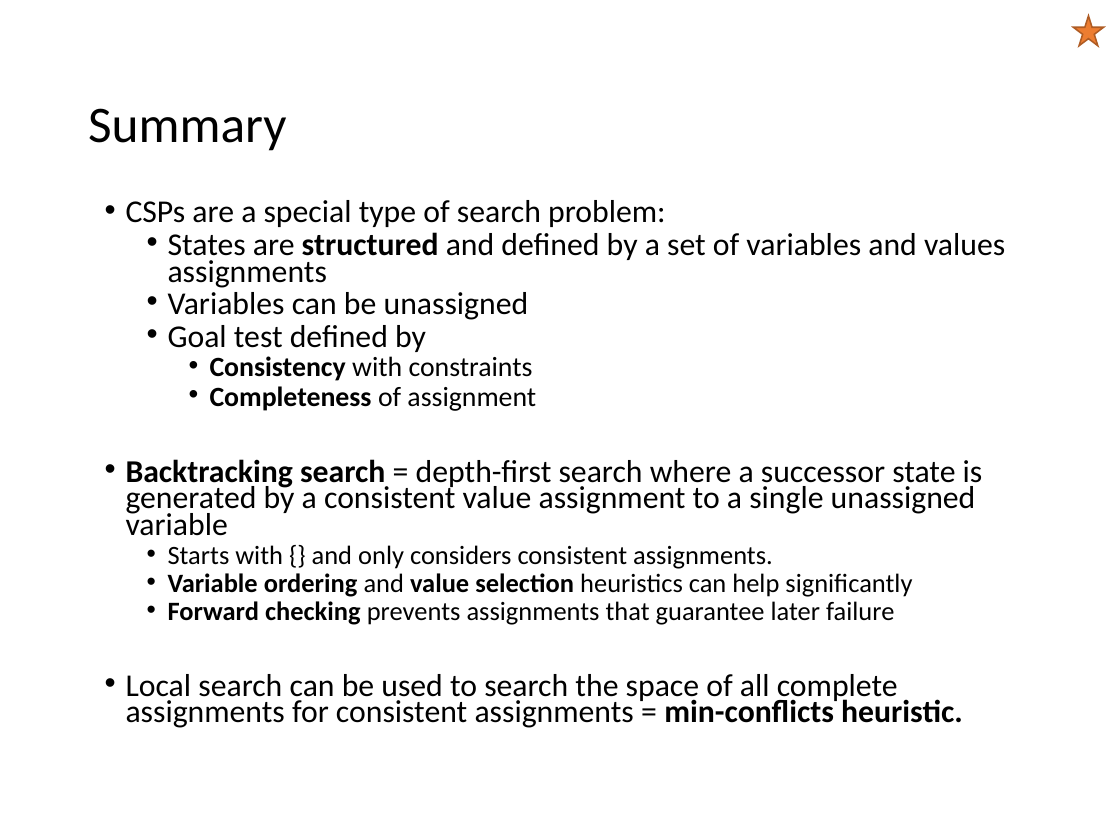
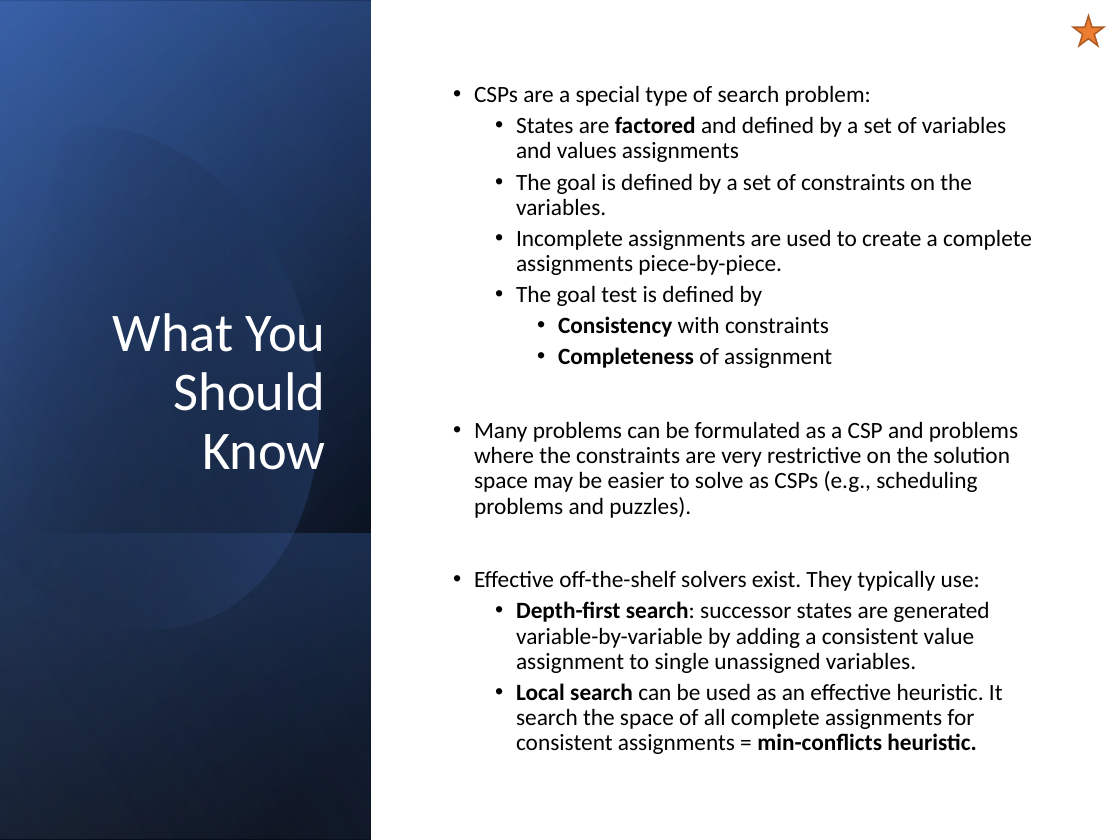
Before and after one commit to mhahsler/CS7320-AI, a slide deck: slide 21 of slides/06_CSP.pptx (slide 20 before the commit). Drawn at 1120x840 pixels with LibreOffice and Linux fonts; fonts in the diff are those of the drawing. Boxes give left, top, right and bottom in pixels: in the first picture for what was removed or moved away, otherwise in the second. Text is boxed around its words. In the diff, an @@ line names an element or a change of style, - is before the commit and + after.

Commit message:
improved slides.

```diff
--- a/slides/06_CSP.pptx
+++ b/slides/06_CSP.pptx
@@ rectangle added at <box>0,0,1120,840</box>, fill #FFFFFF @@
@@ rectangle added at <box>1,0,371,839</box>, fill gradient #000000 to #2F5597 @@
@@ rectangle added at <box>1,2,371,840</box>, fill gradient #000000 to #4472C4 @@
@@ rectangle added at <box>1,0,371,838</box>, fill gradient #000000 to #8FAADC @@
@@ freeform shape added at <box>0,79,376,670</box>, fill gradient #000000 to #4472C4 @@
@@ text "CSPs are a special type ...": place and size @@
-text "CSPs are a special type ..." at <box>126,200,1005,728</box>
+text "CSPs are a special type ..." at <box>474,85,1032,754</box>
@@ text "CSPs are a special type ..." at <box>474,85,1032,754</box>: vertical alignment top to middle @@
@@ text at <box>474,85,871,368</box>: size 20.4 to 15 pt in "CSPs are a special type of search ..."; size 17.9 to 15 pt in "Consistency with constraints", "Completeness of assignment"; line spacing 0.7 to 0.9 @@
@@ title removed at <box>88,108,286,151</box> @@
-Summary
@@ text at <box>516,116,1032,306</box>: text changed; size 20.4 to 15 pt @@
-  • States are structured and defined by a set of variables and values assignments
-  • Variables can be unassigned
-  • Goal test defined by
+  • States are factored and defined by a set of variables and values assignments
+  • The goal is defined by a set of constraints on the variables.
+  • Incomplete assignments are used to create a complete assignments piece-by-piece.
+  • The goal test is defined by
@@ title added at <box>113,313,326,470</box>, 35 pt, text #FFFFFF @@
+What You Should Know
@@ text at <box>474,421,1018,754</box>: text changed; size 20.4 to 15 pt @@
-• Backtracking search = depth-first search where a successor state is generated by a consistent value assignment to a single unassigned variable
-  • Starts with {} and only considers consistent assignments.
-  • Variable ordering and value selection heuristics can help significantly
-  • Forward checking prevents assignments that guarantee later failure
-• Local search can be used to search the space of all complete assignments for consistent assignments = min-conflicts heuristic.
+• Many problems can be formulated as a CSP and problems where the constraints are very restrictive on the solution space may be easier to solve as CSPs (e.g., scheduling problems and puzzles).
+• Effective off-the-shelf solvers exist. They typically use:
+  • Depth-first search: successor states are generated variable-by-variable by adding a consistent value assignment to single unassigned variables.
+  • Local search can be used as an effective heuristic. It search the space of all complete assignments for consistent assignments = min-conflicts heuristic.
@@ rectangle added at <box>1,534,371,840</box>, fill gradient #4472C4 to #000000 @@
```
Also in this commit, not shown: 5 other slides changed, 1 slide added, 1 other file.
